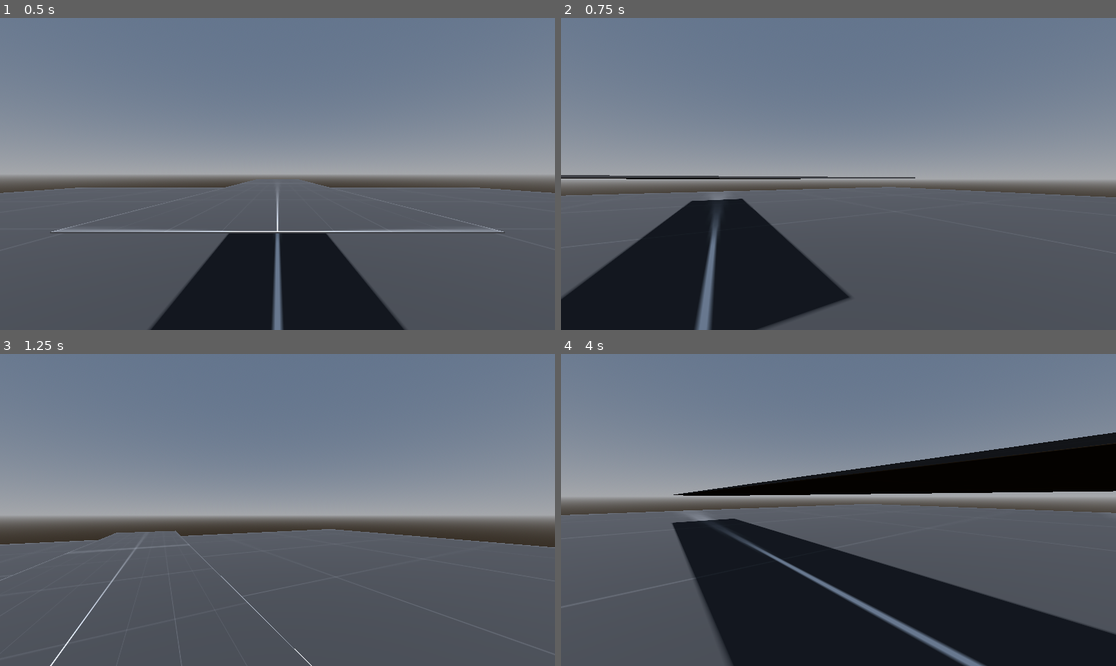
Above: before the commit, frames 1-4 (two rows, left to right).
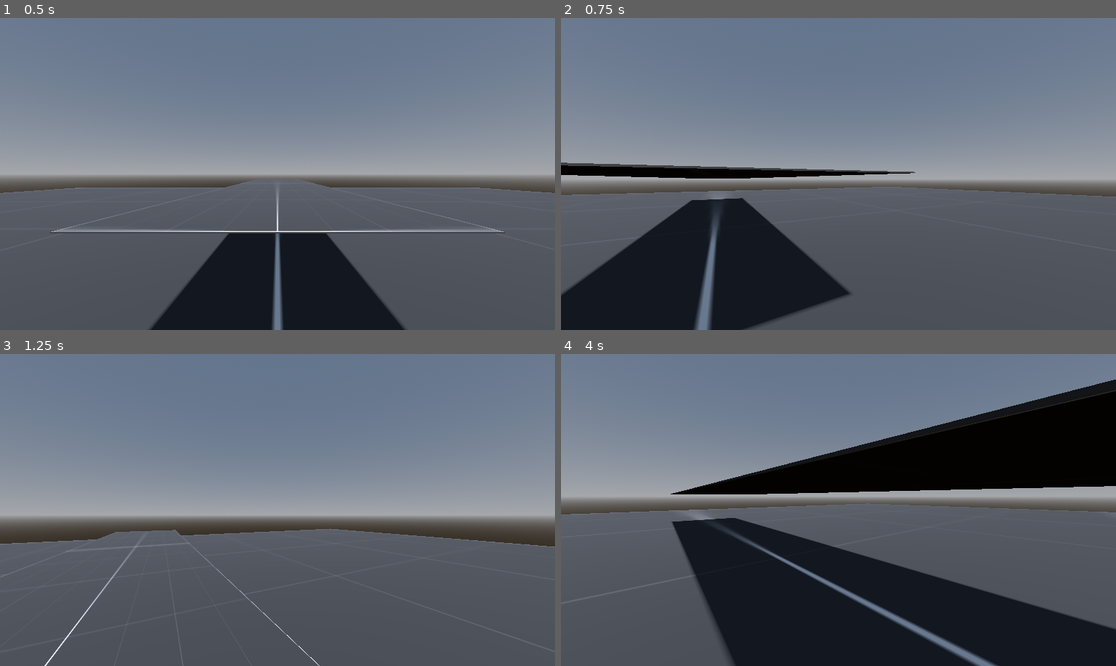
Above: after the commit, the same moments.

Repository: Gordon-DEVJ/SimpleFPS-PlayerController-Godot_FPS
Game: Godot game, scene res://Testing.tscn
The game is run twice, just before and just after one commit, with the same random seed, the same clock (stepped at 60 frames per second) and the same inputs.
Inputs (mouse positions are in pixels of both pictures, inside the frame that each line leads up to):
- Up to frame 1 (0.5 s): no input
- Up to frame 2 (0.75 s): tap Enter at 0.5 s; move the mouse to (866, 174) at 0.52 s; hold W (forward) from 0.53 s (still down); hold Ctrl (crouch) from 0.53 s (still down)
- Up to frame 3 (1.25 s): keep holding W (forward); keep holding Ctrl (crouch); tap Space (jump) at 0.77 s
- Up to frame 4 (4 s): keep holding W (forward); move the mouse to (810, 510) at 1.27 s; release Ctrl (crouch) at 1.28 s; tap Ctrl (crouch) at 1.35, 2.3, 2.85 s; tap Space (jump) at 1.52, 3.02, 3.77 s; move the mouse to (849, 503) at 2.02 s; hold Shift (walk) 2.03-2.78 s; move the mouse to (832, 516) at 2.77 s; move the mouse to (877, 513) at 3.52 s; hold Ctrl (crouch) from 3.53 s (still down)

Frame 1 is identical in both runs. In frame 2, 3.0% of the frame differs, in the area x 0-100%, y 46-100%; in frame 3, 0.7%; in frame 4, 11%, in the area x 0-100%, y 8-100%.

Commit message:
Update PlayerController.gd

Diff:
--- a/Half_Life-PlayerController/PlayerController.gd
+++ b/Half_Life-PlayerController/PlayerController.gd
@@ -17,7 +17,7 @@
 @export var JUMP_VELOCITY = 4.5			# Default = 4.5
 
 # Crouch Variables
-var crouch_depth = -0.45
+var crouch_depth = -0.5
 @onready var raycast = $CameraController/RayCast3D
 @onready var std_collision = $std_collision
 @onready var crh_collision = $crh_collision
